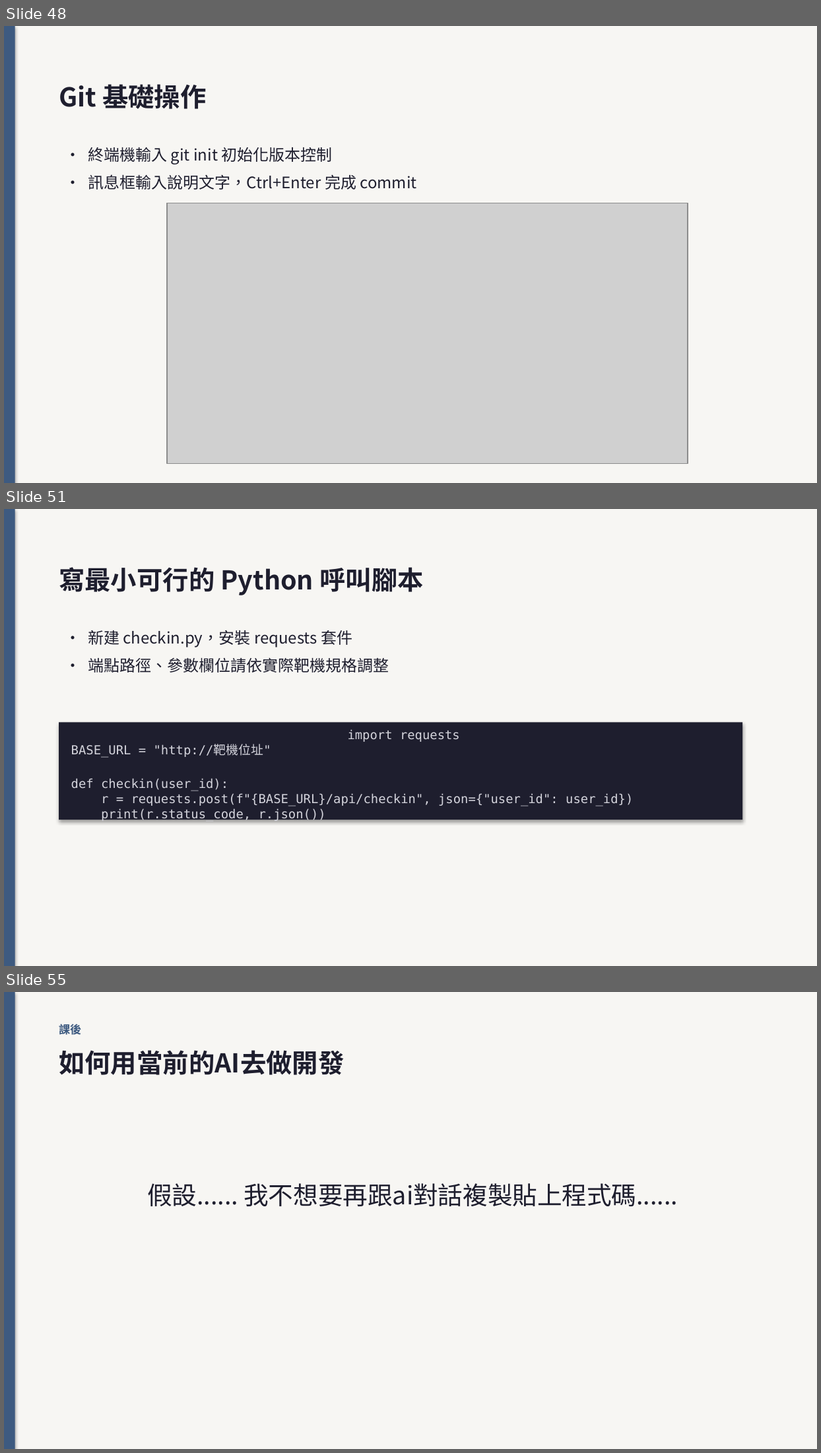
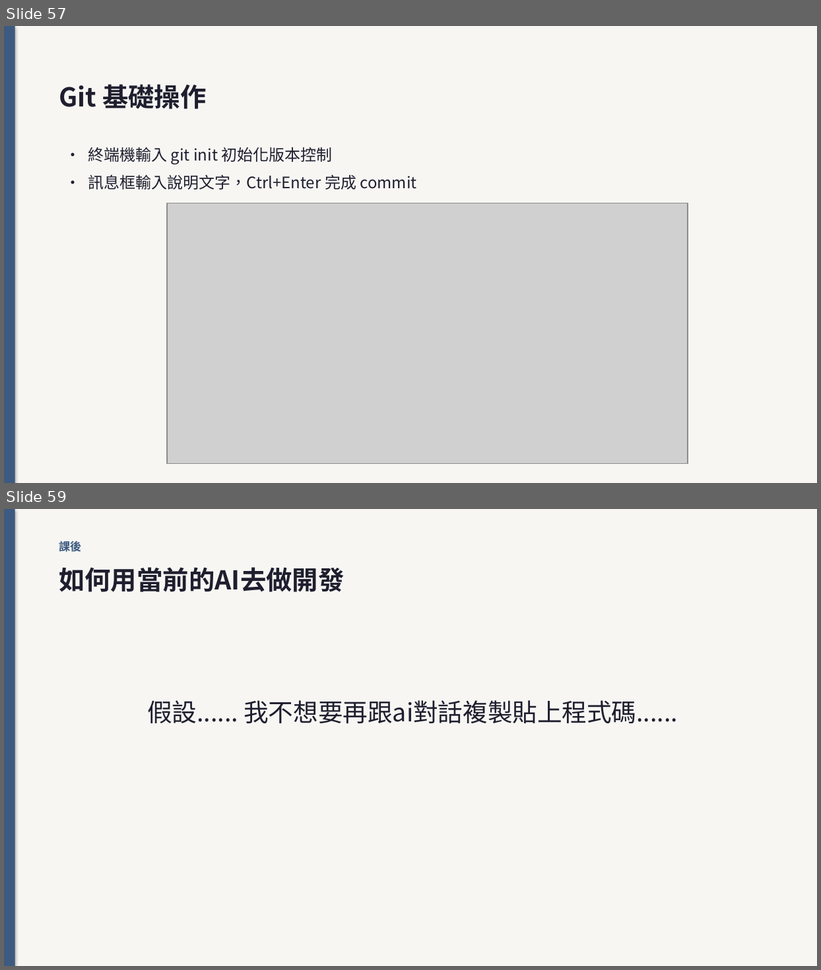
Before and after one commit to bobhsu408/vscode, a slide deck: jo6bj03284504t_6g4a83.pptx. Shown one above the other, each under a label of ours: slides 48, 51 and 55 before the commit, slides 57 and 59 after it; the slides between them are not shown. The pictures are 821x1453 and 821x970 pixels, drawn with LibreOffice and Linux fonts; fonts in the diff are those of the drawing; grey boxes stand for pictures. Boxes give left, top, right and bottom in pixels: in the first picture for what was removed or moved away, otherwise in the second. Text is boxed around its words. In the diff, an @@ line names an element or a change of style, - is before the commit and + after.

```diff
--- a/jo6bj03284504t_6g4a83.pptx
+++ b/jo6bj03284504t_6g4a83.pptx
@@ slide 51 removed at (x1=4, y1=509, x2=817, y2=966), background #F7F6F3 @@
@@ rectangle removed at (x1=4, y1=509, x2=15, y2=966) @@
@@ text removed at (x1=59, y1=567, x2=423, y2=595) @@
-寫最小可行的 Python 呼叫腳本
@@ text removed at (x1=88, y1=630, x2=389, y2=673) @@
-• 新建 checkin.py，安裝 requests 套件
-• 端點路徑、參數欄位請依實際靶機規格調整
@@ rectangle removed at (x1=59, y1=722, x2=743, y2=820) @@
@@ text removed at (x1=71, y1=729, x2=633, y2=822) @@
-import requests
-BASE_URL = "http://靶機位址"
-def checkin(user_id):
-r = requests.post(f"{BASE_URL}/api/checkin", json={"user_id": user_id})
-print(r.status_code, r.json())
@@ what was slide 48 is now slide 57 @@
@@ what was slide 55 is now slide 59 @@
```
Also in this commit, not shown: 7 slides changed, 10 slides added, 5 other slides removed, 2 other files.
